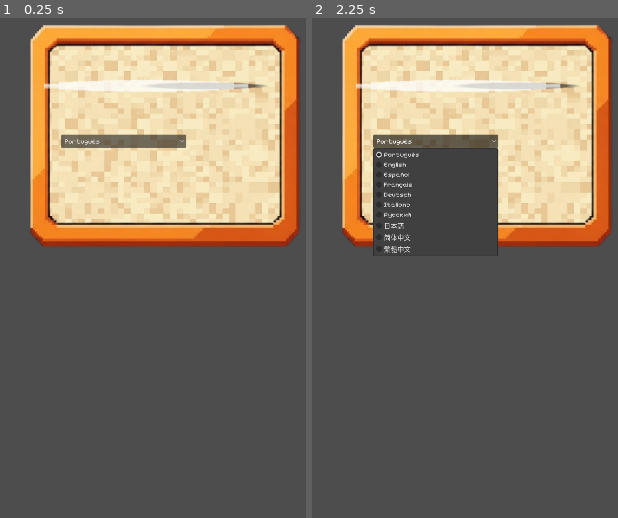
Above: before the commit, frames 1-2 (left to right).
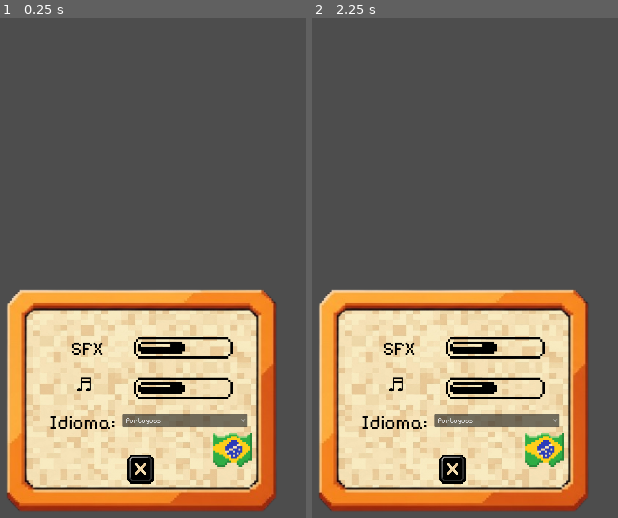
Above: after the commit, the same moments.

Repository: Guga-tab/a-lista-nao-acaba
Game: Godot game, scene res://scenes/config_screen.tscn
Two runs of this game, one before a commit and one after it. Both use one fixed random seed, a clock stepped at 60 frames per second and the inputs below. This scene is started directly instead of the project's main scene. Sound files missing from this copy of the repository are replaced by a short silence.
Inputs:
- Up to frame 1 (0.25 s): no input
- Up to frame 2 (2.25 s): click "Português" at 0.5 s; click "Português" at 1.25 s; click "Português" at 2 s

The runs differ from the first frame. In frame 1, 77% of the frame differs, in the area x 2-99%, y 1-99%; in frame 2, 69%.

Commit message:
fix: scene config_screen

Diff:
--- a/assets/item/test.tres
+++ /dev/null
@@ -1,9 +0,0 @@
-[gd_resource type="Resource" script_class="InvItem" format=3 uid="uid://7nb2hlr2rsu7"]
-
-[ext_resource type="Script" uid="uid://b8f88hpekdg5c" path="res://scripts/inventory_item.gd" id="1_upj0w"]
-[ext_resource type="Texture2D" uid="uid://bxylpfkglu4s" path="res://assets/item/test.png" id="2_w8tlf"]
-
-[resource]
-script = ExtResource("1_upj0w")
-texture = ExtResource("2_w8tlf")
-metadata/_custom_type_script = "uid://b8f88hpekdg5c"
--- a/scenes/config_screen.tscn
+++ b/scenes/config_screen.tscn
@@ -3,56 +3,150 @@
 [ext_resource type="Script" uid="uid://cveeqry70w5ok" path="res://scripts/config_screen.gd" id="1_5ea5f"]
 [ext_resource type="Texture2D" uid="uid://bm3nabjrlt5js" path="res://assets/backgrounds/popup_painting.png" id="1_jcmw3"]
 [ext_resource type="Texture2D" uid="uid://davmviu62b87o" path="res://assets/backgrounds/background_popup.jpg" id="2_0r3s7"]
-[ext_resource type="Script" uid="uid://c5ei2mu13gtbv" path="res://scripts/audio.gd" id="3_0r3s7"]
+[ext_resource type="Texture2D" uid="uid://b8j53vpdd4i2a" path="res://assets/buttons/x_button.png" id="5_7mjbw"]
 [ext_resource type="Script" uid="uid://duhjxp77hdc8c" path="res://scripts/language_options.gd" id="5_duf6u"]
+[ext_resource type="FontFile" uid="uid://dncemyjponlf" path="res://fonts/Pixelify_Sans/PixelifySans-VariableFont_wght.ttf" id="6_huqva"]
+[ext_resource type="Texture2D" uid="uid://dbjo884mdfoy" path="res://assets/icons/volume_stage2.png" id="7_lvjhn"]
+[ext_resource type="Texture2D" uid="uid://c7m5gysjelqbp" path="res://assets/icons/brazil_icon.png" id="8_lcgs8"]
+
+[sub_resource type="LabelSettings" id="LabelSettings_rn47q"]
+font = ExtResource("6_huqva")
+font_size = 46
+font_color = Color(0, 0, 0, 1)
 
 [node name="Control" type="Control" unique_id=643388367]
+z_index = 2
 layout_mode = 3
-anchors_preset = 0
+anchors_preset = 8
+anchor_left = 0.5
+anchor_top = 0.5
+anchor_right = 0.5
+anchor_bottom = 0.5
+grow_horizontal = 2
+grow_vertical = 2
+size_flags_horizontal = 0
+size_flags_vertical = 0
 script = ExtResource("1_5ea5f")
 
-[node name="CenterContainer" type="CenterContainer" parent="." unique_id=1538599101]
+[node name="Painting" type="TextureRect" parent="." unique_id=176824881]
 layout_mode = 1
-offset_right = 1192.0
-offset_bottom = 650.0
-
-[node name="Border" type="TextureRect" parent="CenterContainer" unique_id=585734010]
-z_index = 3
-layout_mode = 2
+anchors_preset = 8
+anchor_left = 0.5
+anchor_top = 0.5
+anchor_right = 0.5
+anchor_bottom = 0.5
+offset_left = -596.0
+offset_top = -325.0
+offset_right = 596.0
+offset_bottom = 325.0
+grow_horizontal = 2
+grow_vertical = 2
 texture = ExtResource("1_jcmw3")
 
-[node name="Fill" type="TextureRect" parent="CenterContainer/Border" unique_id=523404426]
+[node name="Fill" type="TextureRect" parent="." unique_id=523404426]
 z_index = -1
-layout_mode = 0
-offset_left = 308.0
-offset_top = 94.00001
-offset_right = 1332.0
-offset_bottom = 1118.0
-scale = Vector2(0.5534952, 0.44939572)
+layout_mode = 1
+anchors_preset = 8
+anchor_left = 0.5
+anchor_top = 0.5
+anchor_right = 0.5
+anchor_bottom = 0.5
+offset_left = -294.0
+offset_top = -232.5
+offset_right = 294.0
+offset_bottom = 232.5
+grow_horizontal = 2
+grow_vertical = 2
 texture = ExtResource("2_0r3s7")
-
-[node name="Audio" type="HSlider" parent="." unique_id=1539282833]
-z_index = 6
-layout_mode = 0
-offset_left = 550.0
-offset_top = 195.0
-offset_right = 558.0
-offset_bottom = 211.0
-scale = Vector2(35, 2)
-max_value = 1.0
-step = 0.01
-value = 1.0
-script = ExtResource("3_0r3s7")
+expand_mode = 1
 
 [node name="OptionButton" type="OptionButton" parent="." unique_id=813081305]
 z_index = 4
 custom_minimum_size = Vector2(300, 0)
-layout_mode = 0
-offset_left = 346.0
-offset_top = 328.0
-offset_right = 546.0
-offset_bottom = 348.0
+layout_mode = 1
+anchors_preset = 8
+anchor_left = 0.5
+anchor_top = 0.5
+anchor_right = 0.5
+anchor_bottom = 0.5
+offset_left = -47.0
+offset_top = 44.0
+offset_right = 253.0
+offset_bottom = 64.0
+grow_horizontal = 2
+grow_vertical = 2
 script = ExtResource("5_duf6u")
 
-[connection signal="value_changed" from="Audio" to="Audio" method="_on_value_changed"]
+[node name="ExitButton" type="TextureButton" parent="." unique_id=770317885]
+layout_mode = 1
+anchors_preset = 8
+anchor_left = 0.5
+anchor_top = 0.5
+anchor_right = 0.5
+anchor_bottom = 0.5
+offset_left = -81.0
+offset_top = 126.0
+offset_right = 78.49048
+offset_bottom = 217.0
+grow_horizontal = 2
+grow_vertical = 2
+texture_normal = ExtResource("5_7mjbw")
+ignore_texture_size = true
+stretch_mode = 0
+
+[node name="SoundBarFX" type="TextureRect" parent="." unique_id=924420885]
+layout_mode = 0
+offset_left = -62.0
+offset_top = -237.0
+offset_right = 260.0
+offset_bottom = -12.0
+texture = ExtResource("7_lvjhn")
+expand_mode = 1
+
+[node name="SoundBarMusic" type="TextureRect" parent="." unique_id=155283252]
+layout_mode = 0
+offset_left = -62.0
+offset_top = -140.0
+offset_right = 260.0
+offset_bottom = 85.0
+texture = ExtResource("7_lvjhn")
+expand_mode = 1
+
+[node name="Flag" type="TextureRect" parent="." unique_id=1565993883]
+layout_mode = 0
+offset_left = 138.0
+offset_top = 65.0
+offset_right = 296.0
+offset_bottom = 183.0
+texture = ExtResource("8_lcgs8")
+expand_mode = 1
+
+[node name="Music" type="Label" parent="." unique_id=1755936216]
+layout_mode = 0
+offset_left = -160.0
+offset_top = -59.0
+offset_right = -114.0
+offset_bottom = 9.0
+text = "♬"
+label_settings = SubResource("LabelSettings_rn47q")
+
+[node name="SFX" type="Label" parent="." unique_id=1702995647]
+layout_mode = 0
+offset_left = -171.0
+offset_top = -147.0
+offset_right = -92.0
+offset_bottom = -91.0
+text = "SFX"
+label_settings = SubResource("LabelSettings_rn47q")
+
+[node name="Language" type="Label" parent="." unique_id=487438030]
+layout_mode = 0
+offset_left = -222.0
+offset_top = 30.0
+offset_right = -102.0
+offset_bottom = 73.0
+text = "Idioma:"
+label_settings = SubResource("LabelSettings_rn47q")
+
 [connection signal="item_selected" from="OptionButton" to="OptionButton" method="_on_item_selected"]
+[connection signal="pressed" from="ExitButton" to="." method="_on_exit_button_pressed"]
--- a/scripts/config_screen.gd
+++ b/scripts/config_screen.gd
@@ -1,6 +1,17 @@
 extends Control
 
 @onready var option_button = $OptionButton
+
 # Called when the node enters the scene tree for the first time.
 func _ready() -> void:
 	option_button.modulate.a = 1.0
+
+
+func _on_exit_button_pressed() -> void:
+	queue_free()
+
+func _reset_texture_rects(node):
+	for child in node.get_children():
+		if child is TextureRect:
+			child.custom_minimum_size = Vector2(0, 0)
+		_reset_texture_rects(child)
Binary file added: assets/icons/icone_bandeira_BRASIL.png
Not shown, added: assets/icons/icone_bandeira_BRASIL.png.import
Binary file added: assets/icons/icone_bandeira_EUA.png
Not shown, added: assets/icons/icone_bandeira_EUA.png.import
Binary file added: assets/icons/volume_stage1.png
Not shown, added: assets/icons/volume_stage1.png.import
Binary file added: assets/icons/volume_stage2.png
Not shown, changed: assets/icons/volume_stage2.png.import
Binary file added: assets/icons/volume_stage3.png
Not shown, added: assets/icons/volume_stage3.png.import
Binary file removed: assets/item/test.png
